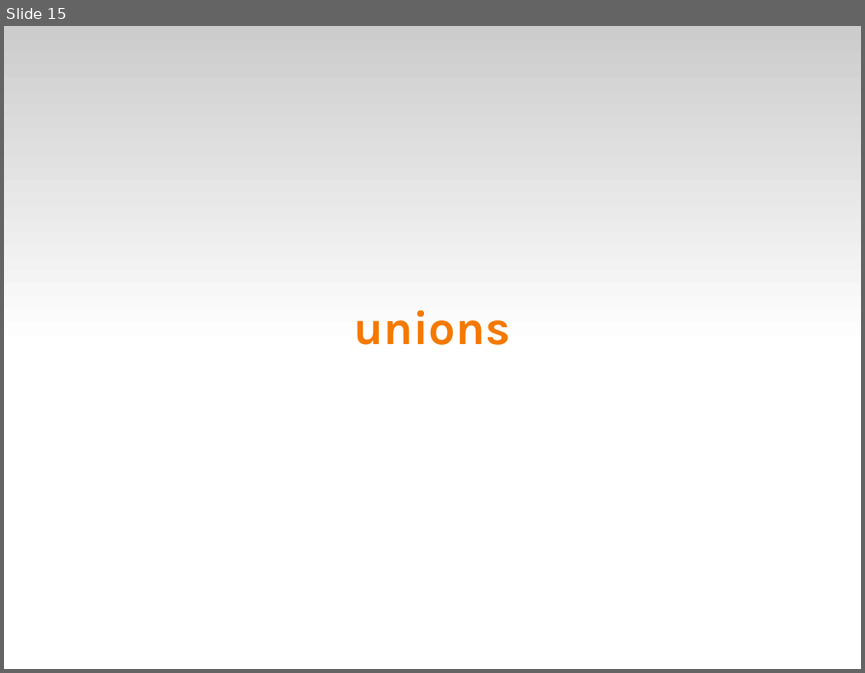
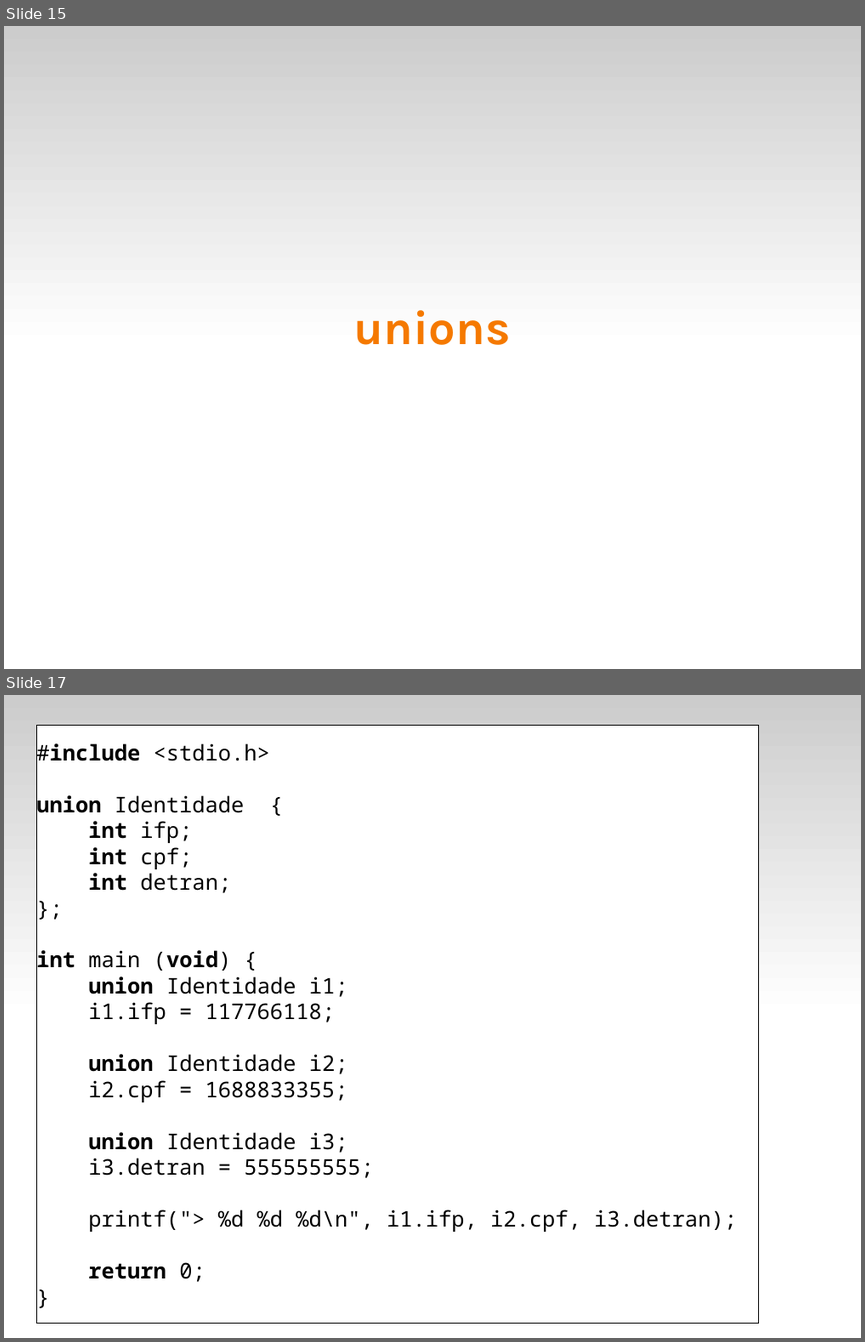
Before and after one commit to fsantanna-uerj/LP1, a slide deck: Slides/lp1-07-compostos.odp. Shown one above the other, each under a label of ours: slide 15 before the commit, slides 15 and 17 after it; the slides between them are not shown. The pictures are 865x673 and 865x1342 pixels, drawn with LibreOffice and Linux fonts; fonts in the diff are those of the drawing. Boxes give left, top, right and bottom in pixels: in the first picture for what was removed or moved away, otherwise in the second. Text is boxed around its words. In the diff, an @@ line names an element or a change of style, - is before the commit and + after.

```diff
--- a/Slides/lp1-07-compostos.odp
+++ b/Slides/lp1-07-compostos.odp
@@ slide 17 added at <box>4,695,861,1338</box>, background #FFFFFF; not listed: 1 template element that a slide beside it also shows @@
@@ rectangle added at <box>36,726,759,1323</box>, fill #FFFFFF, outline #000000 0 pt, 20 pt, text #000000 @@
+#include <stdio.h>
+union Identidade {
+int ifp;
+int cpf;
+int detran;
+};
+int main (void) {
+union Identidade i1;
+i1.ifp = 117766118;
+union Identidade i2;
+i2.cpf = 1688833355;
+union Identidade i3;
+i3.detran = 555555555;
+printf("> %d %d %d\n", i1.ifp, i2.cpf, i3.detran);
+return 0;
+}
```
Also in this commit, not shown: 2 slides changed, 2 other files.
